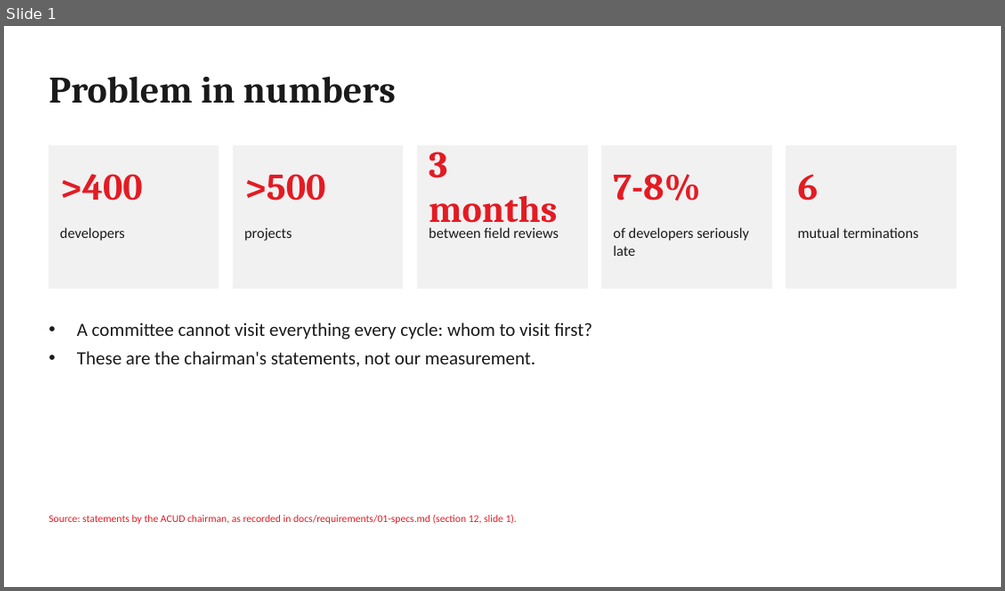
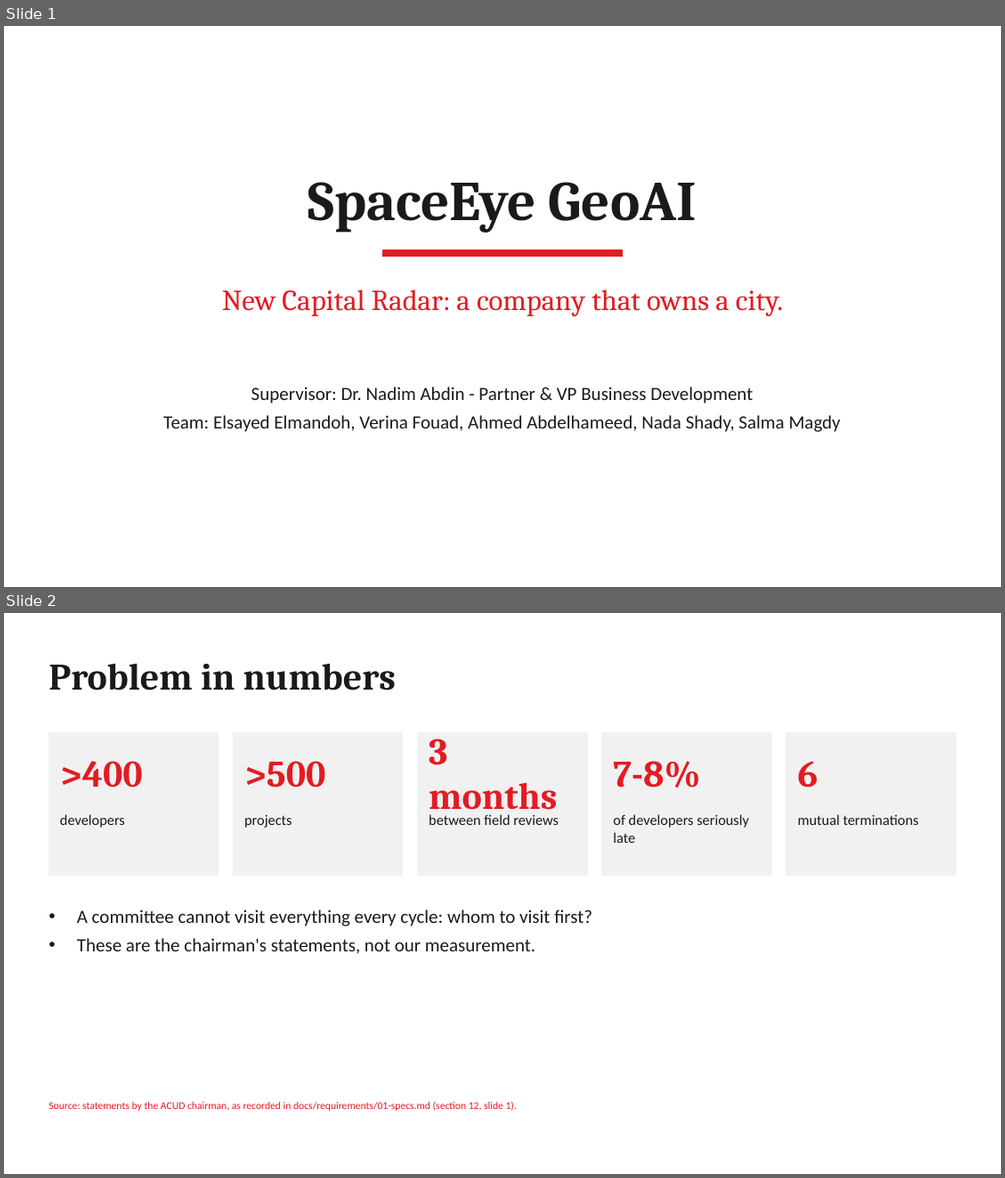
Before and after one commit to elsayedelmandoh/spaceeye-geoai, a slide deck: docs/deliverables/01-presentation/presentation.pptx. Shown one above the other, each under a label of ours: slide 1 before the commit, slides 1 and 2 after it. The pictures are 1005x591 and 1005x1178 pixels, drawn with LibreOffice and Linux fonts; fonts in the diff are those of the drawing. Boxes give left, top, right and bottom in pixels: in the first picture for what was removed or moved away, otherwise in the second. Text is boxed around its words. In the diff, an @@ line names an element or a change of style, - is before the commit and + after.

Commit message:
docs: add a title slide with project name, slogan, supervisor and team; keep the deck at 12:00

```diff
--- a/docs/deliverables/01-presentation/presentation.pptx
+++ b/docs/deliverables/01-presentation/presentation.pptx
@@ slide 1 added at (x1=4, y1=26, x2=1001, y2=587), background #FFFFFF @@
@@ text added at (x1=307, y1=182, x2=696, y2=232), 54 pt, text #1A1A1A, bold @@
+SpaceEye GeoAI
@@ rectangle added at (x1=383, y1=250, x2=623, y2=257), fill #E31B23, outline #E31B23 1 pt @@
@@ text added at (x1=222, y1=289, x2=783, y2=316), 28 pt, text #E31B23 @@
+New Capital Radar: a company that owns a city.
@@ text added at (x1=163, y1=386, x2=841, y2=432), 18 pt, text #1A1A1A @@
+Supervisor: Dr. Nadim Abdin - Partner & VP Business Development
+Team: Elsayed Elmandoh, Verina Fouad, Ahmed Abdelhameed, Nada Shady, Salma Magdy
@@ what was slide 1 is now slide 2 @@
```
Also in this commit, not shown: 4 slides changed, 3 other files.
